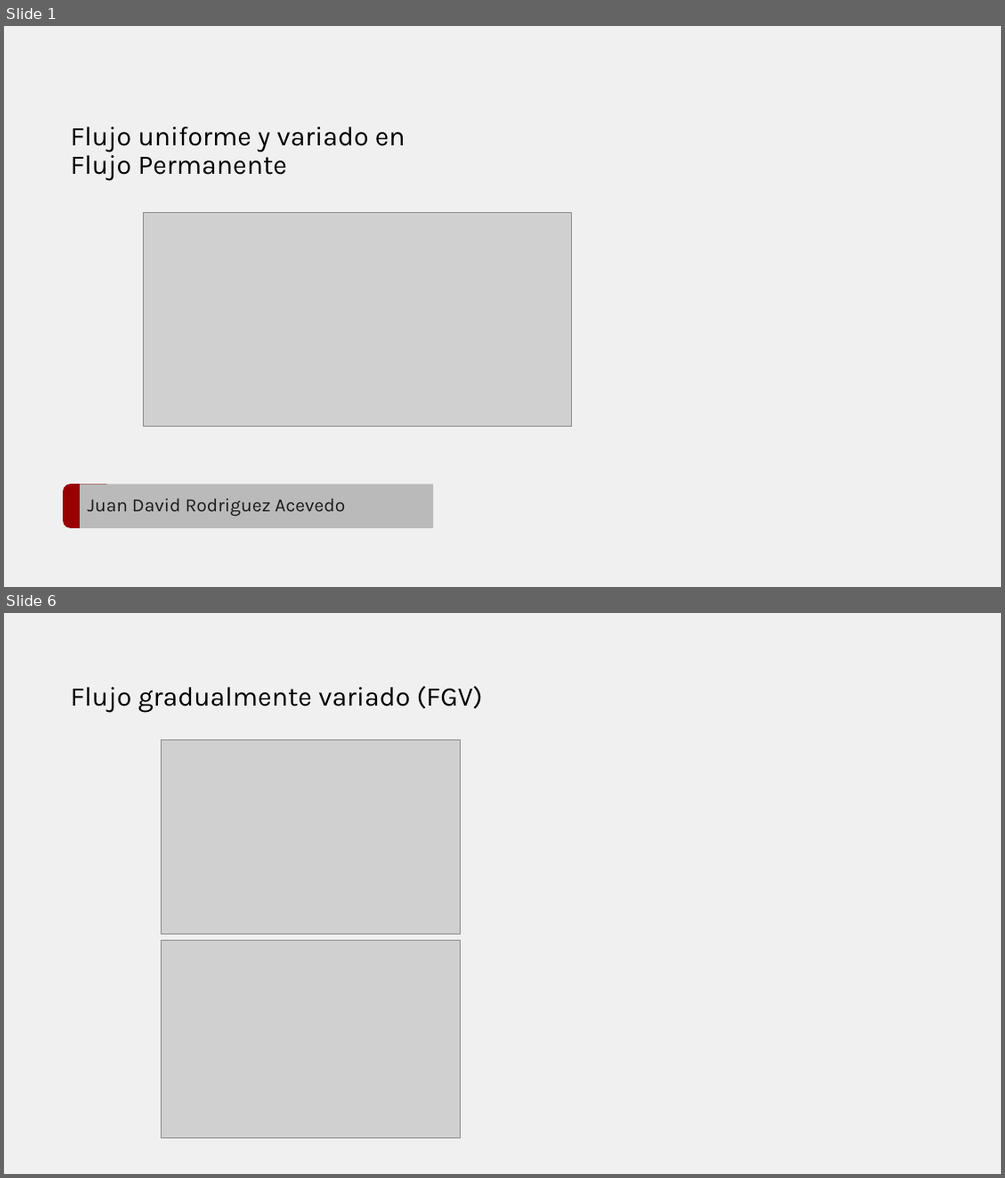
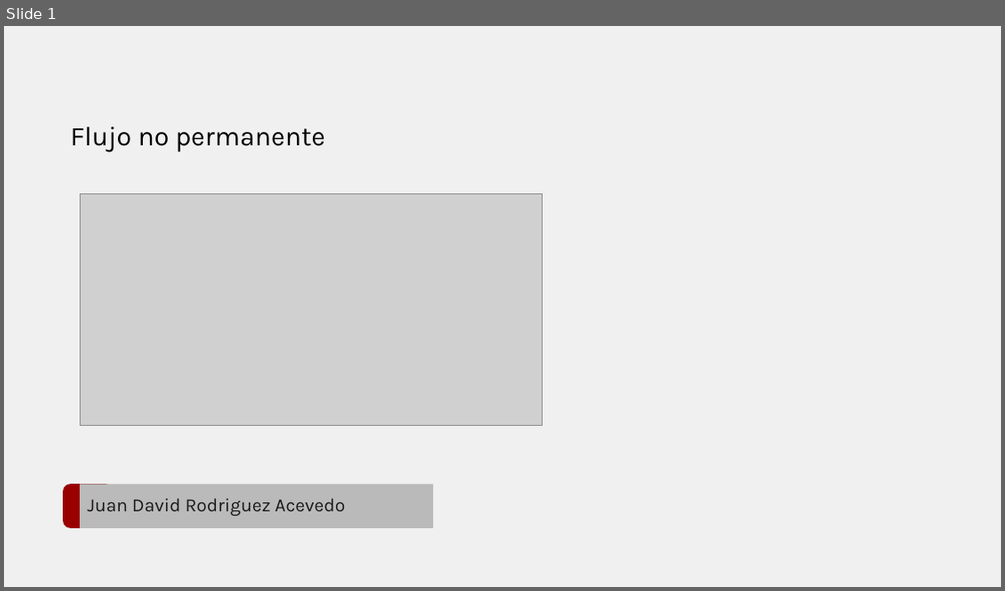
Before and after one commit to juanrodace/J.HRAS, a slide deck: Section01/UnsteadyFlow/HRAS.S1.UF.pptx. Shown one above the other, each under a label of ours: slides 1 and 6 before the commit, slide 1 after it; the slides between them are not shown. The pictures are 1005x1178 and 1005x591 pixels, drawn with LibreOffice and Linux fonts; fonts in the diff are those of the drawing; grey boxes stand for pictures; background and template pictures are left out. Boxes give left, top, right and bottom in pixels: in the first picture for what was removed or moved away, otherwise in the second. Text is boxed around its words. In the diff, an @@ line names an element or a change of style, - is before the commit and + after.

```diff
--- a/Section01/UnsteadyFlow/HRAS.S1.UF.pptx
+++ b/Section01/UnsteadyFlow/HRAS.S1.UF.pptx
@@ slide 6 removed at box(4, 613, 1001, 1174), background #F0F0F0 @@
@@ title removed at box(71, 686, 483, 713) @@
-Flujo gradualmente variado (FGV)
@@ picture removed at box(161, 739, 461, 933) @@
@@ picture removed at box(161, 940, 461, 1138) @@
@@ slide 1 changed as well @@
@@ text at box(71, 127, 325, 152): text changed @@
-Flujo uniforme y variado en
-Flujo Permanente
+Flujo no permanente
@@ picture: place and size @@
-picture at box(144, 212, 572, 426)
+picture at box(80, 193, 542, 425)
```
Also in this commit, not shown: 5 slides added, 9 other slides removed, 3 other files.
